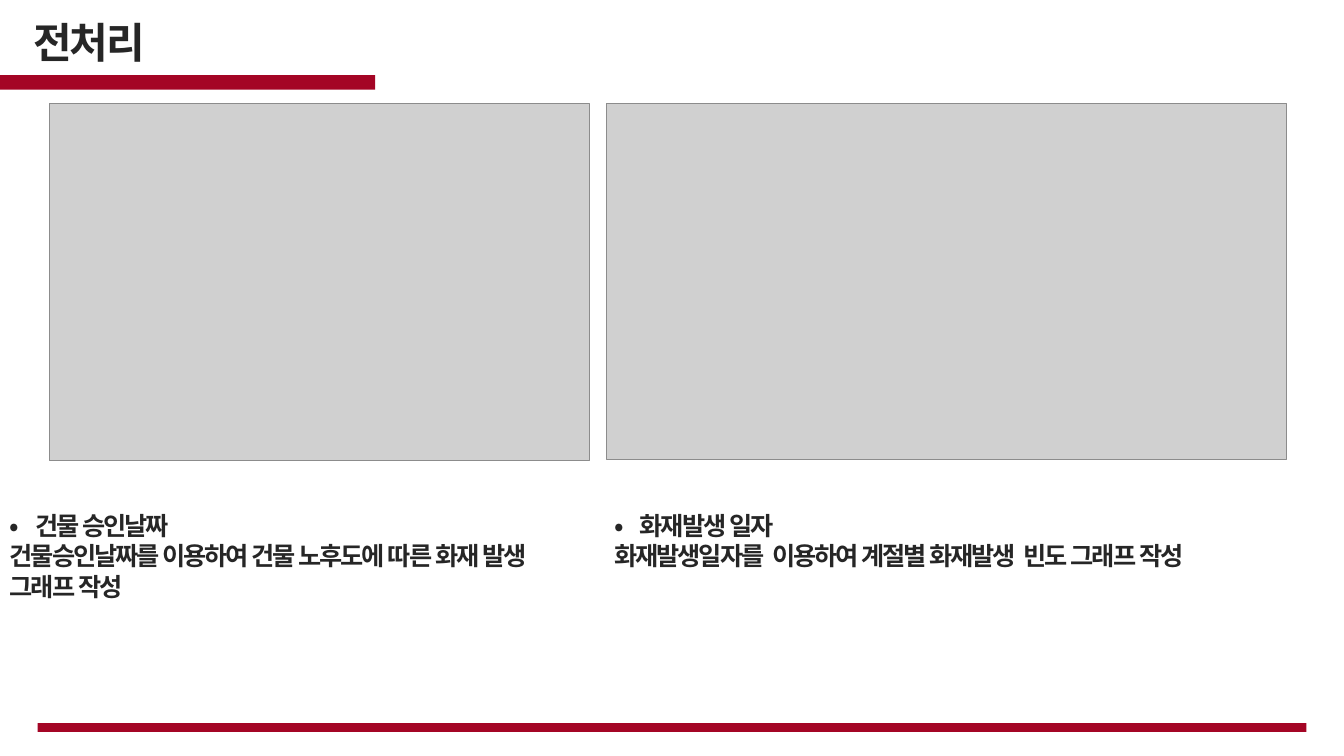
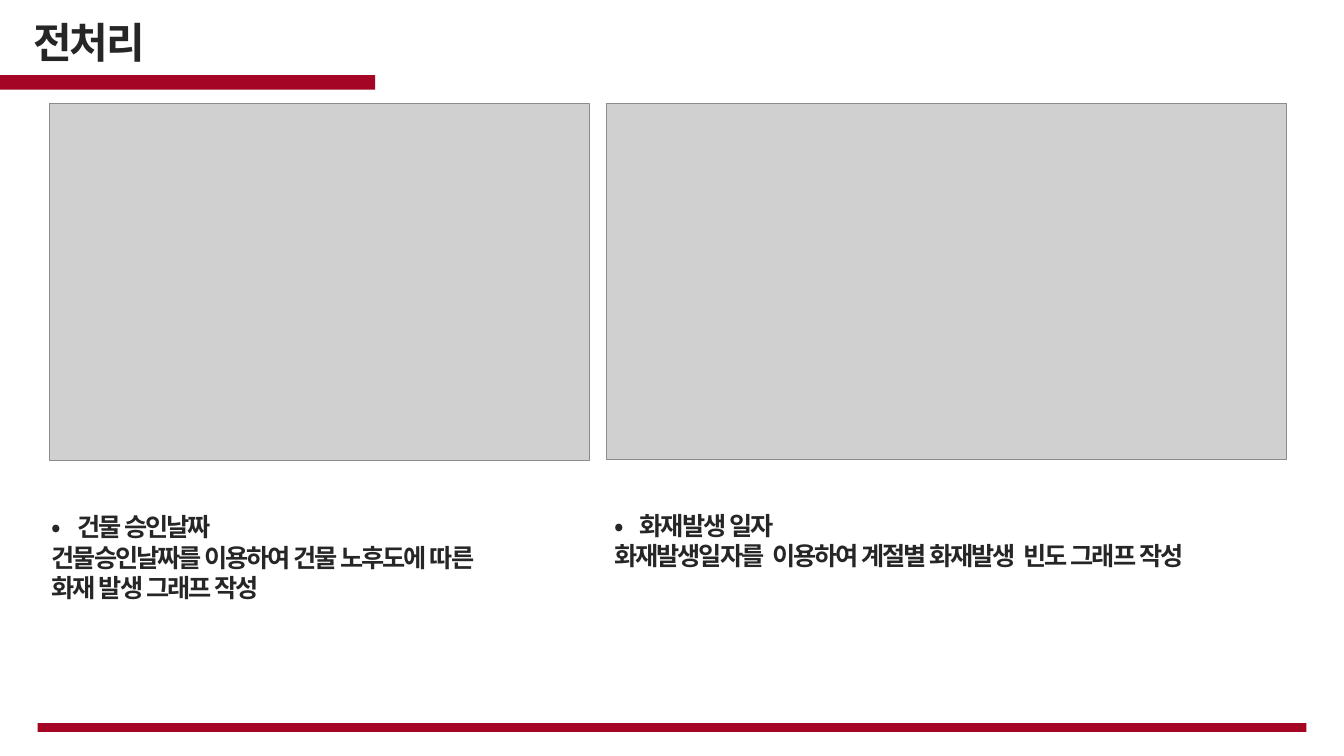
Before and after one commit to cjsgk106/fire-prediction-analysis, a slide deck: slide 16 of work/화재.pptx (slide 19 before the commit). Drawn at 1344x756 pixels with LibreOffice and Linux fonts; fonts in the diff are those of the drawing; grey boxes stand for pictures; background and template pictures are left out. Boxes give left, top, right and bottom in pixels: in the first picture for what was removed or moved away, otherwise in the second. Text is boxed around its words. In the diff, an @@ line names an element or a change of style, - is before the commit and + after.

```diff
--- a/work/화재.pptx
+++ b/work/화재.pptx
@@ text "•건물 승인날짜": place and size @@
-text "•건물 승인날짜" at bbox=[10, 514, 526, 599]
+text "•건물 승인날짜" at bbox=[52, 515, 474, 600]
@@ text at bbox=[52, 546, 474, 600]: text changed @@
-건물승인날짜를 이용하여 건물 노후도에 따른 화재 발생 그래프 작성
+건물승인날짜를 이용하여 건물 노후도에 따른
+화재 발생 그래프 작성
```
Also in this commit, not shown: 8 other slides changed, 4 slides added, 12 slides removed.
